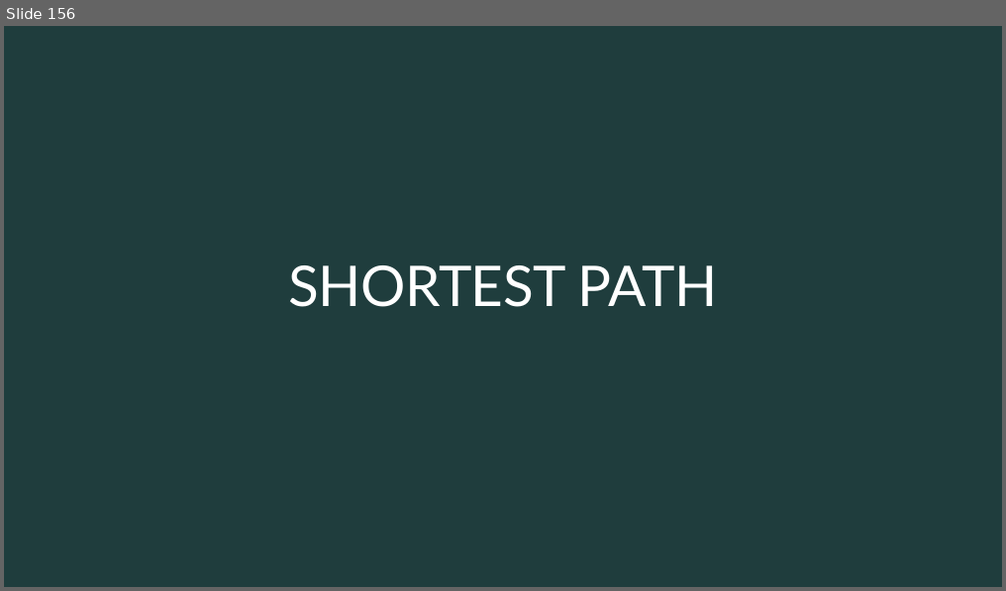
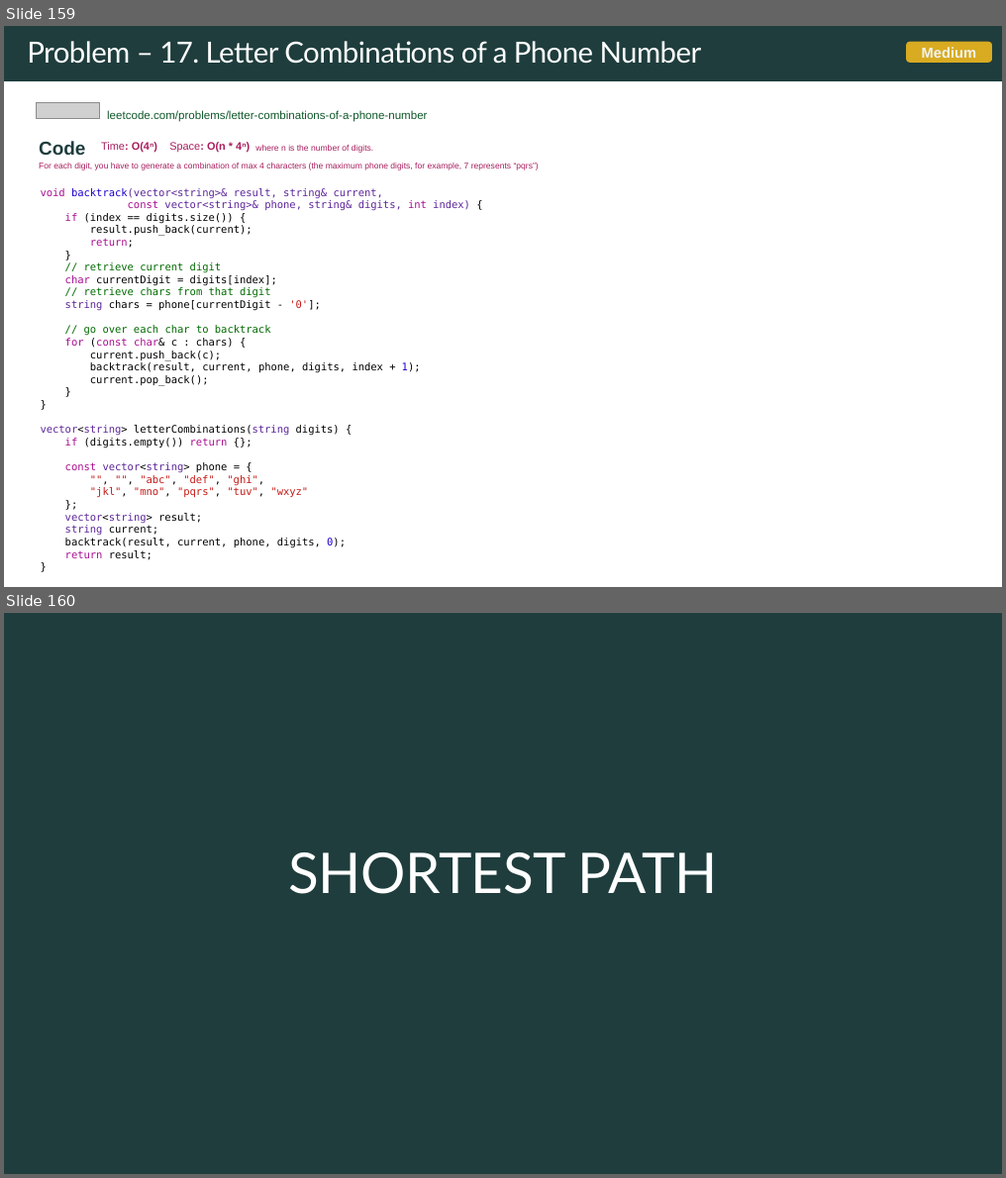
Before and after one commit to rfdavid/coding-interview-handbook-cpp, a slide deck: Algorithm and problem Solving Cheatsheet.pptm. Shown one above the other, each under a label of ours: slide 156 before the commit, slides 159 and 160 after it. The pictures are 1006x591 and 1006x1178 pixels, drawn with LibreOffice and Linux fonts; fonts in the diff are those of the drawing; grey boxes stand for pictures. Boxes give left, top, right and bottom in pixels: in the first picture for what was removed or moved away, otherwise in the second. Text is boxed around its words. In the diff, an @@ line names an element or a change of style, - is before the commit and + after.

Commit message:
added more problems

```diff
--- a/Algorithm and problem Solving Cheatsheet.pptm
+++ b/Algorithm and problem Solving Cheatsheet.pptm
@@ slide 159 added at [4, 26, 1002, 587], background #FFFFFF @@
@@ rectangle added at [4, 26, 1002, 81], fill #1F3D3D @@
@@ title added at [27, 41, 702, 64], 28 pt, text #FFFFFF @@
+Problem – 17. Letter Combinations of a Phone Number
@@ rounded rectangle added at [906, 42, 992, 63], fill #E2B120 at 95% opacity, 14 pt, text #F0F3F3, bold @@
+Medium
@@ picture added at [37, 102, 100, 119] @@
@@ text added at [107, 110, 427, 122], 11 pt, text #0F5829 @@
+leetcode.com/problems/letter-combinations-of-a-phone-number
@@ text added at [39, 141, 539, 171], 14 pt, text #A71D5D @@
+Code Time: O(4ⁿ) Space: O(n * 4ⁿ) where n is the number of digits.
+For each digit, you have to generate a combination of max 4 characters (the maximum phone digits, for example, 7 represents “pqrs”)
@@ text added at [41, 188, 470, 561], 10 pt, text #000000 @@
+void backtrack(vector<string>& result, string& current,
+const vector<string>& phone, string& digits, int index) {
+if (index == digits.size()) {
+result.push_back(current);
+return;
+}
+// retrieve current digit
+char currentDigit = digits[index];
+// retrieve chars from that digit
+string chars = phone[currentDigit - '0'];
+// go over each char to backtrack
+for (const char& c : chars) {
+current.push_back(c);
+backtrack(result, current, phone, digits, index + 1);
+current.pop_back();
+}
+}
+vector<string> letterCombinations(string digits) {
+if (digits.empty()) return {};
+const vector<string> phone = {
+"", "", "abc", "def", "ghi",
+"jkl", "mno", "pqrs", "tuv", "wxyz"
+};
+vector<string> result;
+string current;
+backtrack(result, current, phone, digits, 0);
+return result;
+}
@@ what was slide 156 is now slide 160 @@
```
Also in this commit, not shown: 9 slides changed, 3 other slides added, 14 other files.
